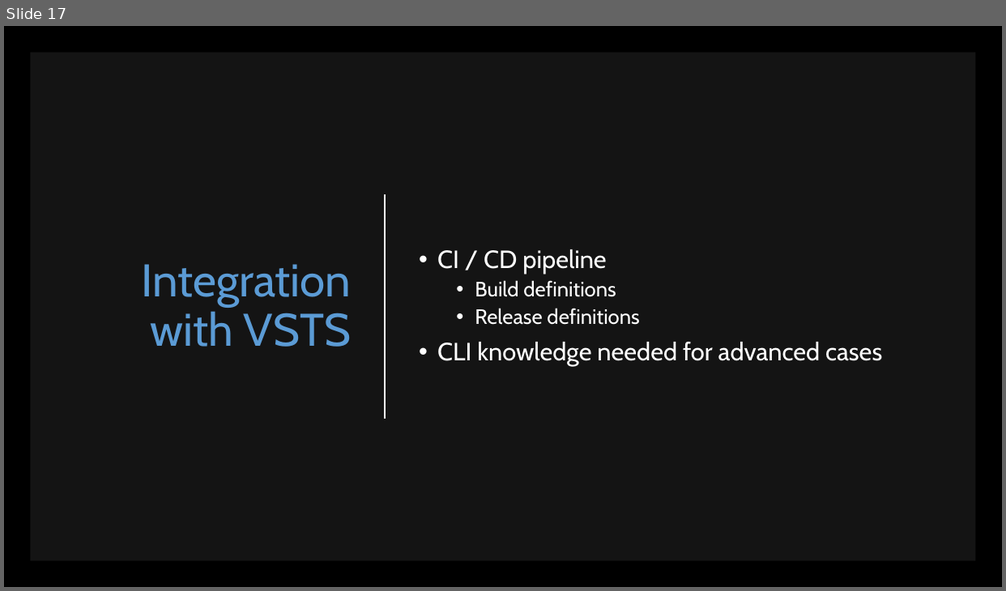
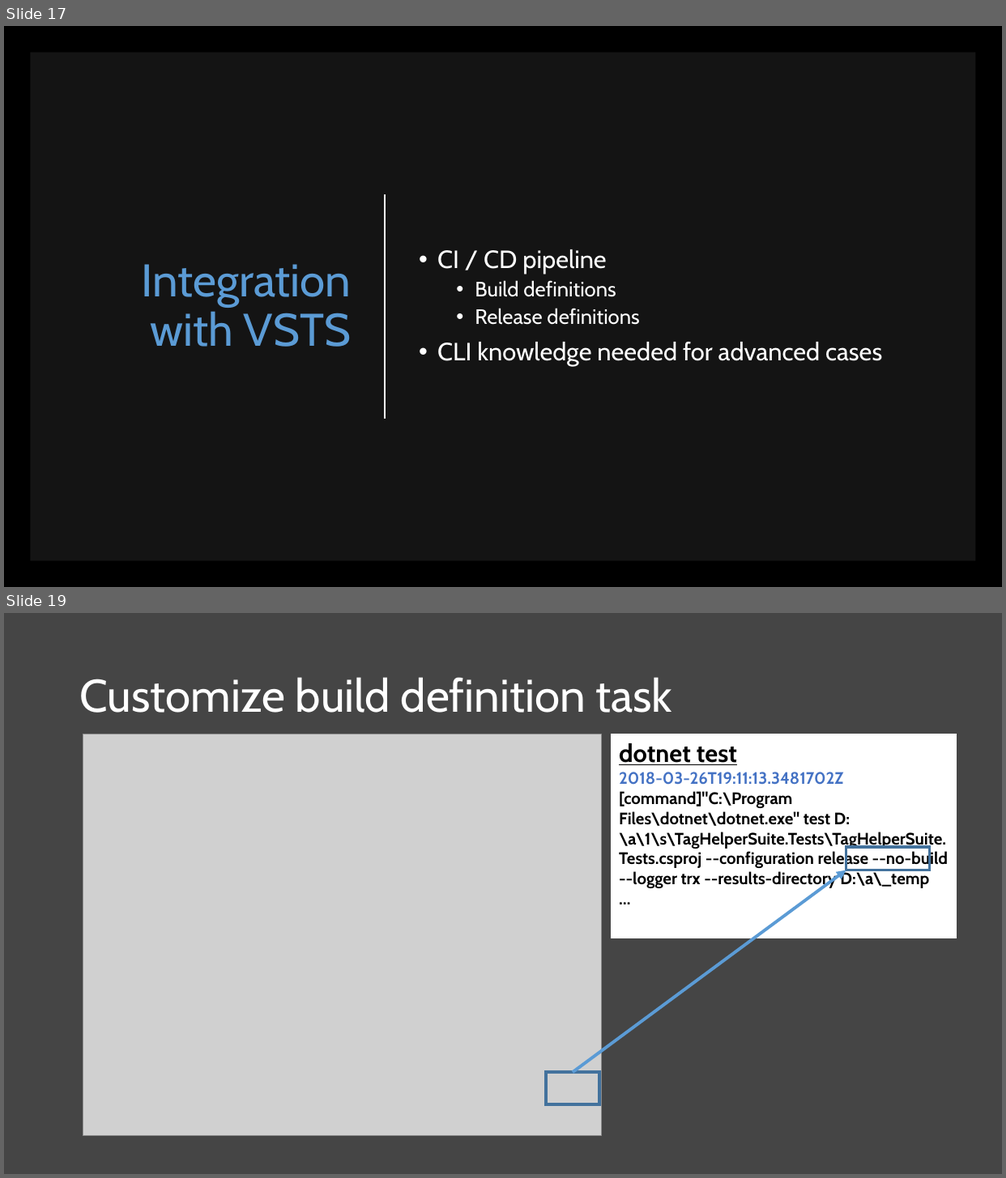
Before and after one commit to scottaddie/slide-decks, a slide deck: Tour de .NET Core CLI.pptx. Shown one above the other, each under a label of ours: slide 17 before the commit, slides 17 and 19 after it; the slides between them are not shown. The pictures are 1006x591 and 1006x1178 pixels, drawn with LibreOffice and Linux fonts; fonts in the diff are those of the drawing; grey boxes stand for pictures. Boxes give left, top, right and bottom in pixels: in the first picture for what was removed or moved away, otherwise in the second. Text is boxed around its words. In the diff, an @@ line names an element or a change of style, - is before the commit and + after.

```diff
--- a/Tour de .NET Core CLI.pptx
+++ b/Tour de .NET Core CLI.pptx
@@ slide 19 added at (4,613,1002,1174), background #454545 @@
@@ title added at (80,677,672,713), 44 pt, text #FFFFFF @@
+Customize build definition task
@@ picture added at (83,735,602,1135) @@
@@ table added at (612,735,957,939), 1 rows, 1 columns @@
+dotnet test / 2018-03-26T19:11:13.3481702Z [command]"C:\Program Files\dotnet\dotnet.exe" test D:\a\1\s\TagHelperSuite.Tests\TagHelperSuite.Tests.csproj --configuration release --no-build --logger trx --results-directory D:\a\_temp / …
@@ rectangle added at (846,847,929,871), outline #43739E 3 pt @@
@@ arrow added from (573, 1072) to (846, 871), #5B9BD5 3 pt @@
@@ rectangle added at (546,1072,599,1105), outline #43739E 3 pt @@
```
Also in this commit, not shown: 1 other slide added, 1 slide removed.
